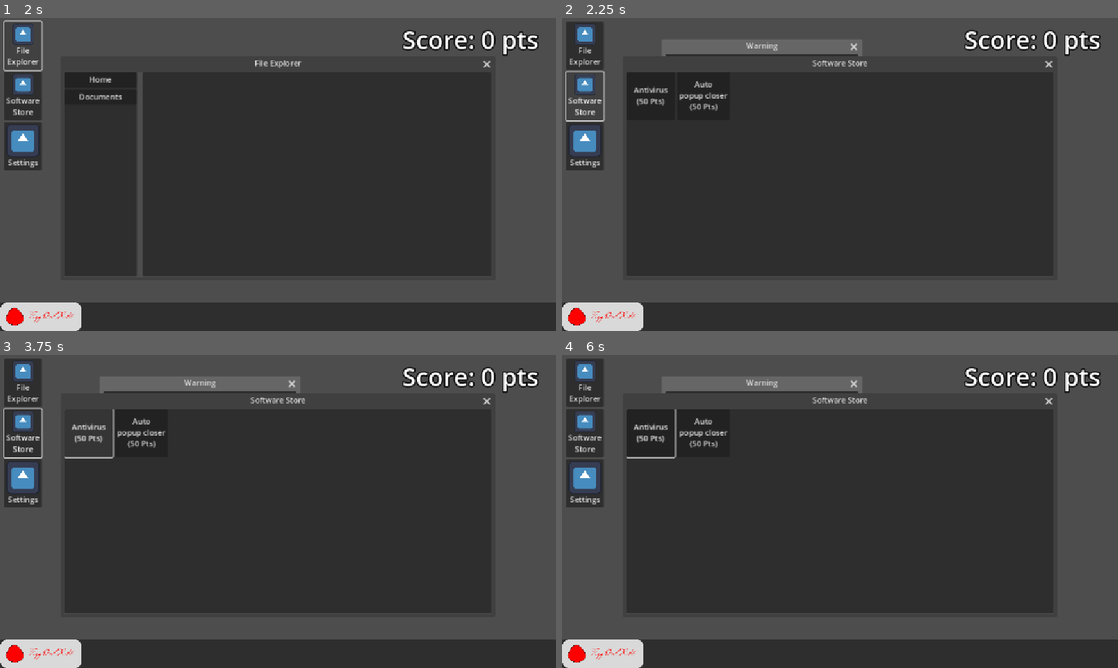
Above: before the commit, frames 1-4 (two rows, left to right).
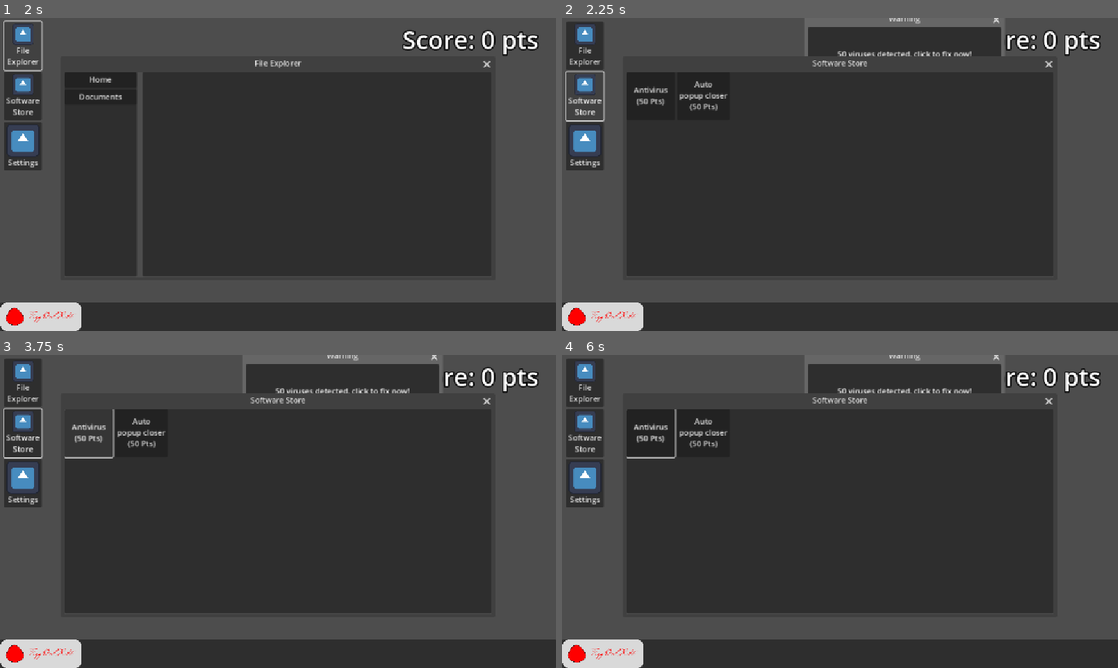
Above: after the commit, the same moments.

Repository: HA-Synchro/VirusControl
Game: Godot game, scene res://scenes/main.tscn
Same seed, same stepped clock (60 frames per second), same inputs: the game is played once before the commit and once after it. The engine's default icon, where the game draws it, is replaced by a stand-in: a white triangle on a blue panel in a dark square.
Inputs (mouse positions are in pixels of both pictures, inside the frame that each line leads up to):
- Up to frame 1 (2 s): click (50, 315) at 0.5 s; click "File Explorer" at 1.25 s
- Up to frame 2 (2.25 s): click "Software Store" at 2 s
- Up to frame 3 (3.75 s): click "Fix" at 2.75 s; click "Home" at 3.5 s
- Up to frame 4 (6 s): click "Documents" at 4.25 s; click "Antivirus (50 Pts)" at 5 s; click (612, 652) at 5.75 s

Frame 1 is identical in both runs. In frame 2, 5.5% of the frame differs, in the area x 18-80%, y 0-13%; in frame 3, 5.5%; in frame 4, 5.5%.

Commit message:
Added more ads

Diff:
--- a/ad_window/ad_window.gd
+++ b/ad_window/ad_window.gd
@@ -3,18 +3,24 @@
 
 @export var ad_array : Array[AdResource]
 var ad_res : AdResource
-
+var desktop_env : DesktopEnvironment
 @onready var label: Label = $PanelContainer/CenterContainer/Label
 @onready var texture_rect : TextureRect = $PanelContainer/TextureRect
 
 func _ready() -> void:
-	_on_create()
-
-func _on_create() -> void:
 	ad_res = ad_array.pick_random()
 	texture_rect.texture = ad_res.img
 	label.text = ad_res.label_text
 
-
 func _on_get_button_pressed() -> void:
 	OS.shell_open(ad_res.url)
+
+func close_window() -> void:
+	Global.increase_score(5)
+	var tween = create_tween()
+	tween.tween_property(self, "size", Vector2i.ZERO, 0.1)
+	await tween.finished
+	self.queue_free()
+
+func _on_close_requested() -> void:
+	close_window()
--- a/ad_window/ad_window.tscn
+++ b/ad_window/ad_window.tscn
@@ -1,10 +1,11 @@
-[gd_scene load_steps=9 format=3 uid="uid://60p30npm6kti"]
+[gd_scene load_steps=11 format=3 uid="uid://60p30npm6kti"]
 
 [ext_resource type="Script" uid="uid://cs741ecyhf2rf" path="res://ad_window/ad_window.gd" id="1_wfamw"]
 [ext_resource type="Script" uid="uid://dgvf657jcu8kr" path="res://ad_window/ad_resource.gd" id="2_7wedu"]
 [ext_resource type="Texture2D" uid="uid://iixwmp2ecpd7" path="res://ad_window/assets/cat.jpg" id="2_y3o4a"]
 [ext_resource type="Texture2D" uid="uid://8577dpvsyg5w" path="res://ad_window/assets/TVP.png" id="4_t7k7s"]
 [ext_resource type="Texture2D" uid="uid://bvywnidsapxcb" path="res://ad_window/assets/arch.png" id="5_ssnec"]
+[ext_resource type="Texture2D" uid="uid://nwggo0uk5uh7" path="res://ad_window/assets/astra.png" id="6_corsv"]
 
 [sub_resource type="Resource" id="Resource_7wedu"]
 script = ExtResource("2_7wedu")
@@ -27,12 +28,19 @@
 label_text = "TRY ARCH LINUX!!"
 metadata/_custom_type_script = "uid://dgvf657jcu8kr"
 
+[sub_resource type="Resource" id="Resource_corsv"]
+script = ExtResource("2_7wedu")
+url = "https://astralinux.ru/"
+img = ExtResource("6_corsv")
+label_text = "Tired of viruses?"
+metadata/_custom_type_script = "uid://dgvf657jcu8kr"
+
 [node name="AdWindow" type="Window"]
 title = "Only for u <3"
 position = Vector2i(0, 36)
 size = Vector2i(400, 300)
 script = ExtResource("1_wfamw")
-ad_array = Array[ExtResource("2_7wedu")]([SubResource("Resource_7wedu"), SubResource("Resource_t7k7s"), SubResource("Resource_ssnec")])
+ad_array = Array[ExtResource("2_7wedu")]([SubResource("Resource_7wedu"), SubResource("Resource_t7k7s"), SubResource("Resource_ssnec"), SubResource("Resource_corsv")])
 
 [node name="PanelContainer" type="PanelContainer" parent="."]
 anchors_preset = 15
--- a/scenes/main.gd
+++ b/scenes/main.gd
@@ -2,6 +2,7 @@
 class_name DesktopEnvironment
 
 @export var error_window_scene: PackedScene
+@export var ad_window_scene: PackedScene
 @export var file_explorer_scene: PackedScene
 @export var software_store_scene: PackedScene
 
@@ -17,7 +18,8 @@
 
 func create_new_window() -> void:
 	if not Global.antivirus_activated:
-		var error_window_instance: ErrorWindow = error_window_scene.instantiate()
+		var error_window_instance: Window = [error_window_scene, ad_window_scene].pick_random().instantiate()
+
 		error_window_instance.desktop_env = self
 		error_window_instance.size = Vector2.ZERO
 		var random_position_x = randf_range(spawn_area.pivot_offset.x, spawn_area.size.x)
--- a/scenes/main.tscn
+++ b/scenes/main.tscn
@@ -1,7 +1,8 @@
-[gd_scene load_steps=11 format=3 uid="uid://bhfme4jtr7hxm"]
+[gd_scene load_steps=12 format=3 uid="uid://bhfme4jtr7hxm"]
 
 [ext_resource type="Script" uid="uid://blukyxbov3cah" path="res://scenes/main.gd" id="1_o5qli"]
 [ext_resource type="PackedScene" uid="uid://bq38ld4mhr5ia" path="res://error_window/error_window.tscn" id="2_0wfyh"]
+[ext_resource type="PackedScene" uid="uid://60p30npm6kti" path="res://ad_window/ad_window.tscn" id="3_choun"]
 [ext_resource type="Texture2D" uid="uid://dojxsqn2mqxub" path="res://scenes/assets/EggOsDefaultWallpaper.png" id="3_o6xl0"]
 [ext_resource type="Texture2D" uid="uid://5r7i1h38ggtr" path="res://scenes/assets/egg-os-rekt.png" id="3_sugp2"]
 [ext_resource type="PackedScene" uid="uid://t2pn2cpod3bc" path="res://file_explorer/file_explorer.tscn" id="3_tipki"]
@@ -24,6 +25,7 @@
 grow_vertical = 2
 script = ExtResource("1_o5qli")
 error_window_scene = ExtResource("2_0wfyh")
+ad_window_scene = ExtResource("3_choun")
 file_explorer_scene = ExtResource("3_tipki")
 software_store_scene = ExtResource("4_85g3d")
 
Binary file added: ad_window/assets/astra.png
Not shown, added: ad_window/assets/astra.png.import
